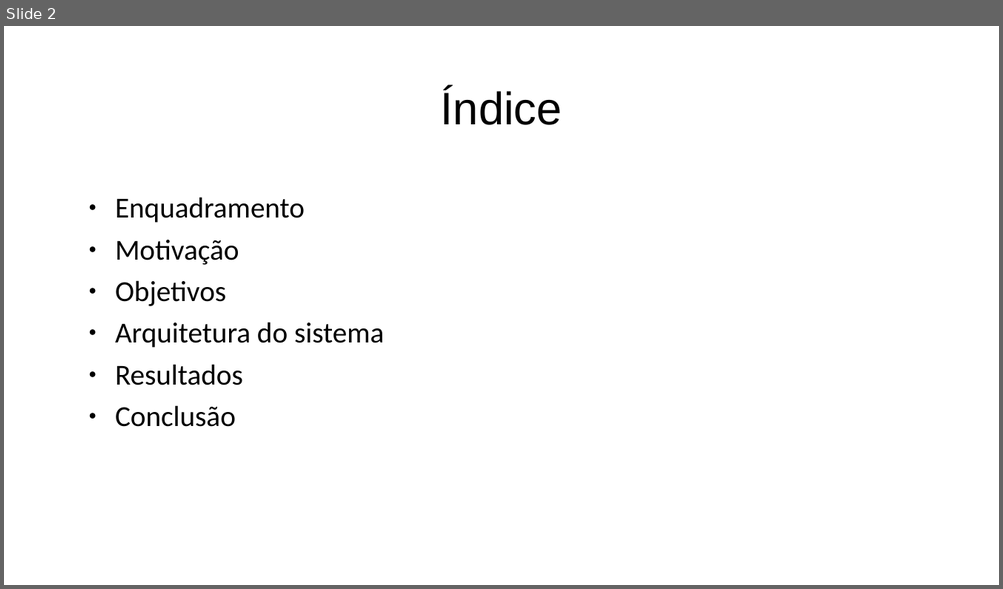
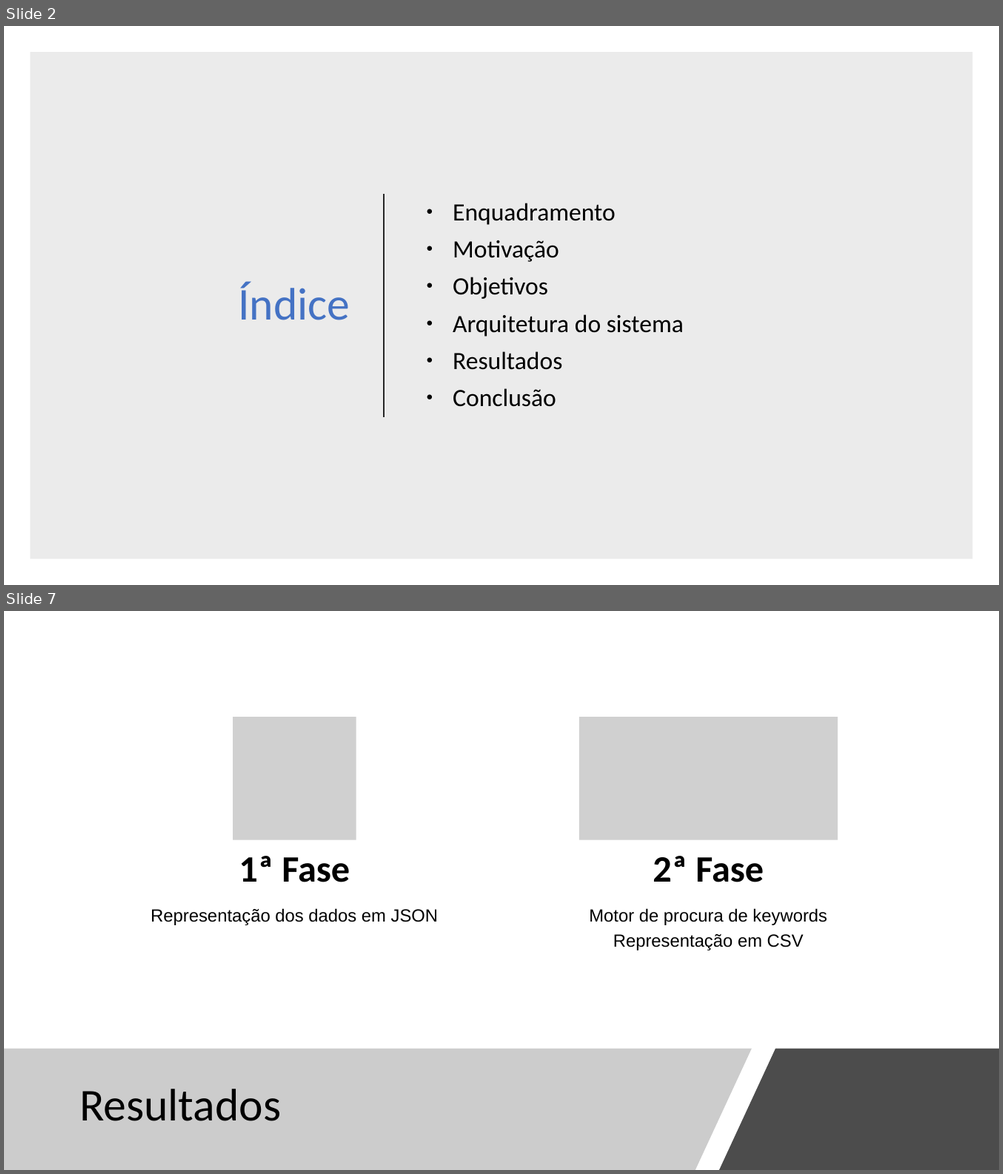
Before and after one commit to BrunoCarvalho017/LEI, a slide deck: Apresentacao/apr1.pptx. Shown one above the other, each under a label of ours: slide 2 before the commit, slides 2 and 7 after it; the slides between them are not shown. The pictures are 1003x589 and 1003x1174 pixels, drawn with LibreOffice and Linux fonts; fonts in the diff are those of the drawing; grey boxes stand for pictures. Boxes give left, top, right and bottom in pixels: in the first picture for what was removed or moved away, otherwise in the second. Text is boxed around its words. In the diff, an @@ line names an element or a change of style, - is before the commit and + after.

```diff
--- a/Apresentacao/apr1.pptx
+++ b/Apresentacao/apr1.pptx
@@ slide 7 added at bbox=[4, 611, 999, 1170], background #FFFFFF @@
@@ group added at bbox=[151, 717, 837, 951]: 4 texts, 2 pictures @@
+1ª Fase
+Representação dos dados em JSON
+2ª Fase
+Motor de procura de keywords
+Representação em CSV
@@ freeform shape added at bbox=[4, 1049, 751, 1170], fill #808080 at 40% opacity @@
@@ freeform shape added at bbox=[719, 1049, 999, 1170], fill #000000 at 70% opacity @@
@@ title added at bbox=[79, 1089, 281, 1122], 44 pt, text #000000 @@
+Resultados
@@ slide 2 changed as well @@
@@ rectangle added at bbox=[30, 52, 973, 560], fill #000000 at 8% opacity @@
@@ title "Índice": place and size @@
-title "Índice" at bbox=[441, 88, 562, 125]
+title "Índice" at bbox=[238, 282, 350, 321]
@@ title "Índice" at bbox=[238, 282, 350, 321]: font Arial to Calibri, text colour #000000 to #4472C4; alignment centre to right @@
@@ text "Enquadramento": place and size @@
-text "Enquadramento" at bbox=[115, 197, 384, 427]
+text "Enquadramento" at bbox=[452, 203, 683, 407]
@@ text "Enquadramento" at bbox=[452, 203, 683, 407]: size 28 to 24 pt; vertical alignment top to middle @@
@@ line added from (384, 194) to (384, 417), #262626 1.5 pt @@
```
Also in this commit, not shown: 7 other slides changed, 4 other slides added, 3 slides removed, 6 other files.
